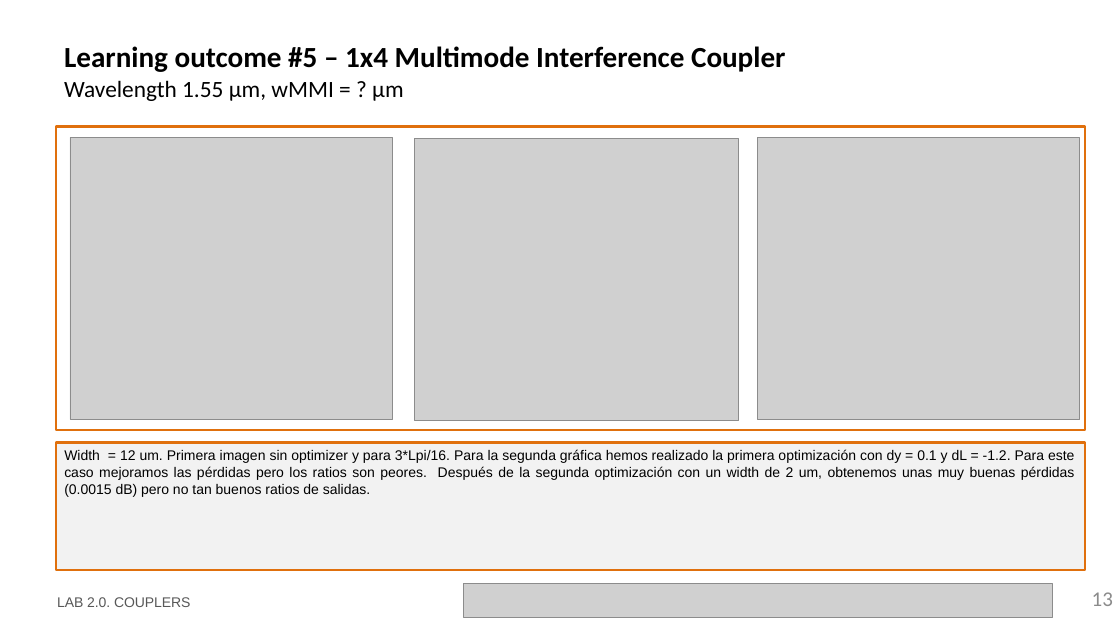
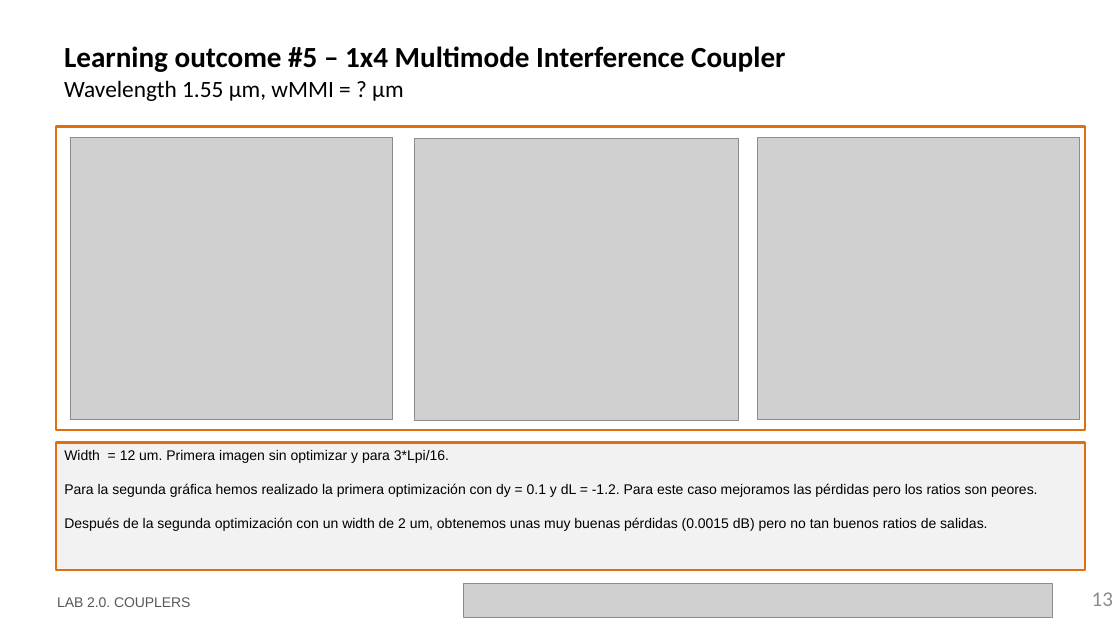
Before and after one commit to davidalcarria/pic-upv-lab2, a slide deck: slide 13 of LabBook_20.pptx. Drawn at 1120x630 pixels with LibreOffice and Linux fonts; fonts in the diff are those of the drawing; grey boxes stand for pictures; background and template pictures are left out. Boxes give left, top, right and bottom in pixels: in the first picture for what was removed or moved away, otherwise in the second. Text is boxed around its words. In the diff, an @@ line names an element or a change of style, - is before the commit and + after.

```diff
--- a/LabBook_20.pptx
+++ b/LabBook_20.pptx
@@ text in rectangle at <box>64,450,1038,531</box>: text changed @@
-Width = 12 um. Primera imagen sin optimizer y para 3*Lpi/16. Para la segunda gráfica hemos realizado la primera optimización con dy = 0.1 y dL = -1.2. Para este caso mejoramos las pérdidas pero los ratios son peores. Después de la segunda optimización con un width de 2 um, obtenemos unas muy buenas pérdidas (0.0015 dB) pero no tan buenos ratios de salidas.
+Width = 12 um. Primera imagen sin optimizar y para 3*Lpi/16.
+Para la segunda gráfica hemos realizado la primera optimización con dy = 0.1 y dL = -1.2. Para este caso mejoramos las pérdidas pero los ratios son peores.
+Después de la segunda optimización con un width de 2 um, obtenemos unas muy buenas pérdidas (0.0015 dB) pero no tan buenos ratios de salidas.
```
Also in this commit, not shown: 10 other slides changed.
